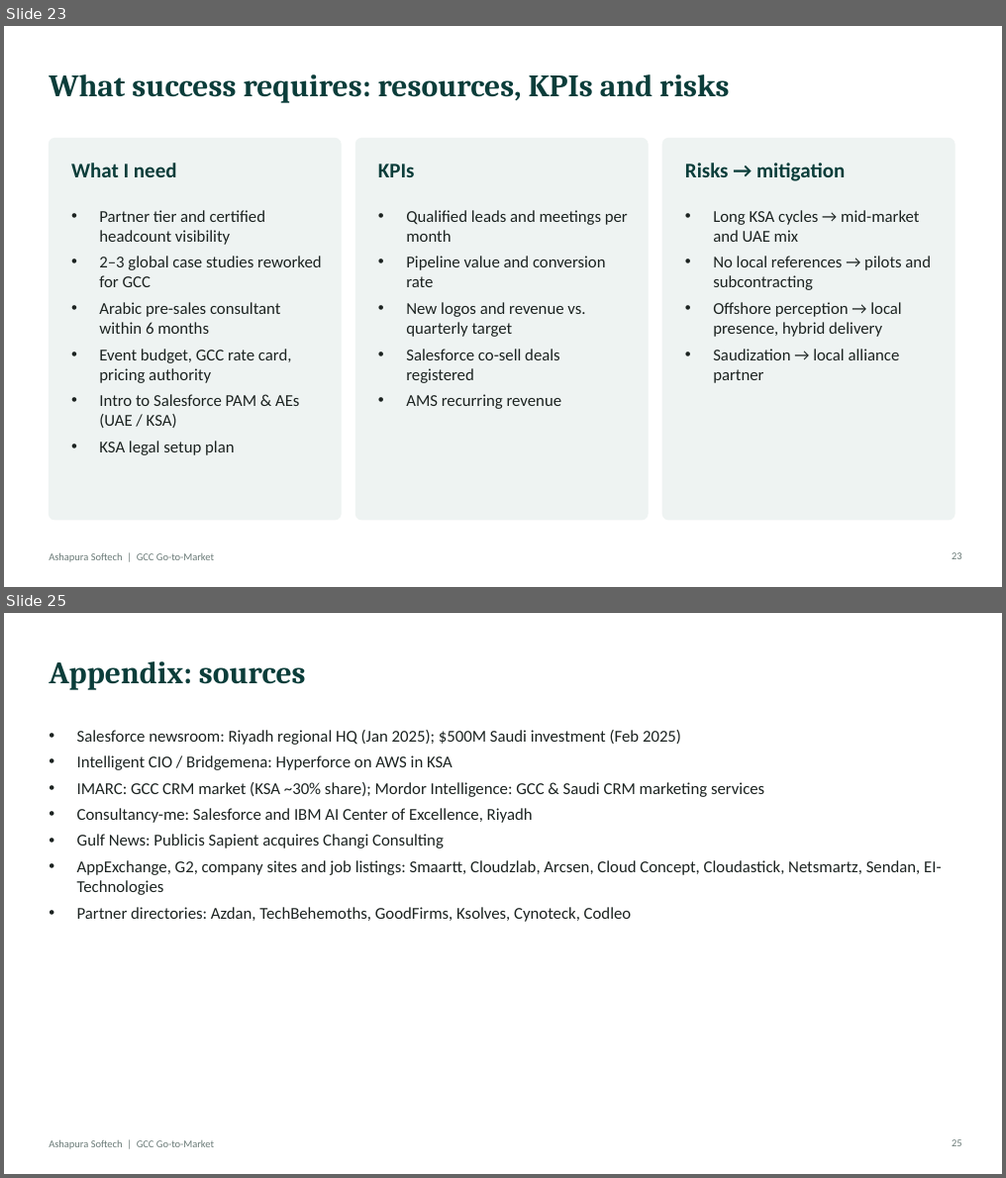
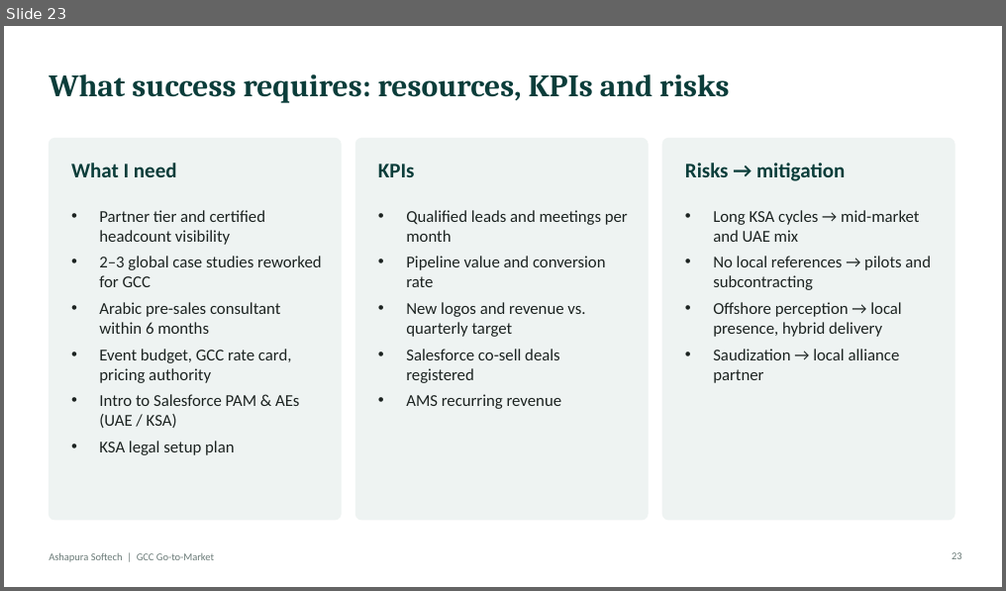
Before and after one commit to bassemgm90-dot/Outbound-leads-, a slide deck: Bassem_Gamal_-_GCC_GTM_Ashapura.pptx. Shown one above the other, each under a label of ours: slides 23 and 25 before the commit, slide 23 after it; the slides between them are not shown. The pictures are 1006x1178 and 1006x591 pixels, drawn with LibreOffice and Linux fonts; fonts in the diff are those of the drawing; background and template pictures are left out. Boxes give left, top, right and bottom in pixels: in the first picture for what was removed or moved away, otherwise in the second. Text is boxed around its words. In the diff, an @@ line names an element or a change of style, - is before the commit and + after.

```diff
--- a/Bassem_Gamal_-_GCC_GTM_Ashapura.pptx
+++ b/Bassem_Gamal_-_GCC_GTM_Ashapura.pptx
@@ slide 25 removed at <box>4,613,1002,1174</box>, background #FFFFFF; not listed: 1 template element that a slide beside it also shows @@
@@ title removed at <box>49,662,306,690</box> @@
-Appendix: sources
@@ text removed at <box>77,730,941,922</box> @@
-• Salesforce newsroom: Riyadh regional HQ (Jan 2025); $500M Saudi investment (Feb 2025)
-• Intelligent CIO / Bridgemena: Hyperforce on AWS in KSA
-• IMARC: GCC CRM market (KSA ~30% share); Mordor Intelligence: GCC & Saudi CRM marketing services
-• Consultancy-me: Salesforce and IBM AI Center of Excellence, Riyadh
-• Gulf News: Publicis Sapient acquires Changi Consulting
-• AppExchange, G2, company sites and job listings: Smaartt, Cloudzlab, Arcsen, Cloud Concept, Cloudastick, Netsmartz, Sendan, EI-Technologies
-• Partner directories: Azdan, TechBehemoths, GoodFirms, Ksolves, Cynoteck, Codleo
@@ page number removed at <box>951,1140,962,1147</box> @@
-25
```
Also in this commit, not shown: 10 slides changed.
